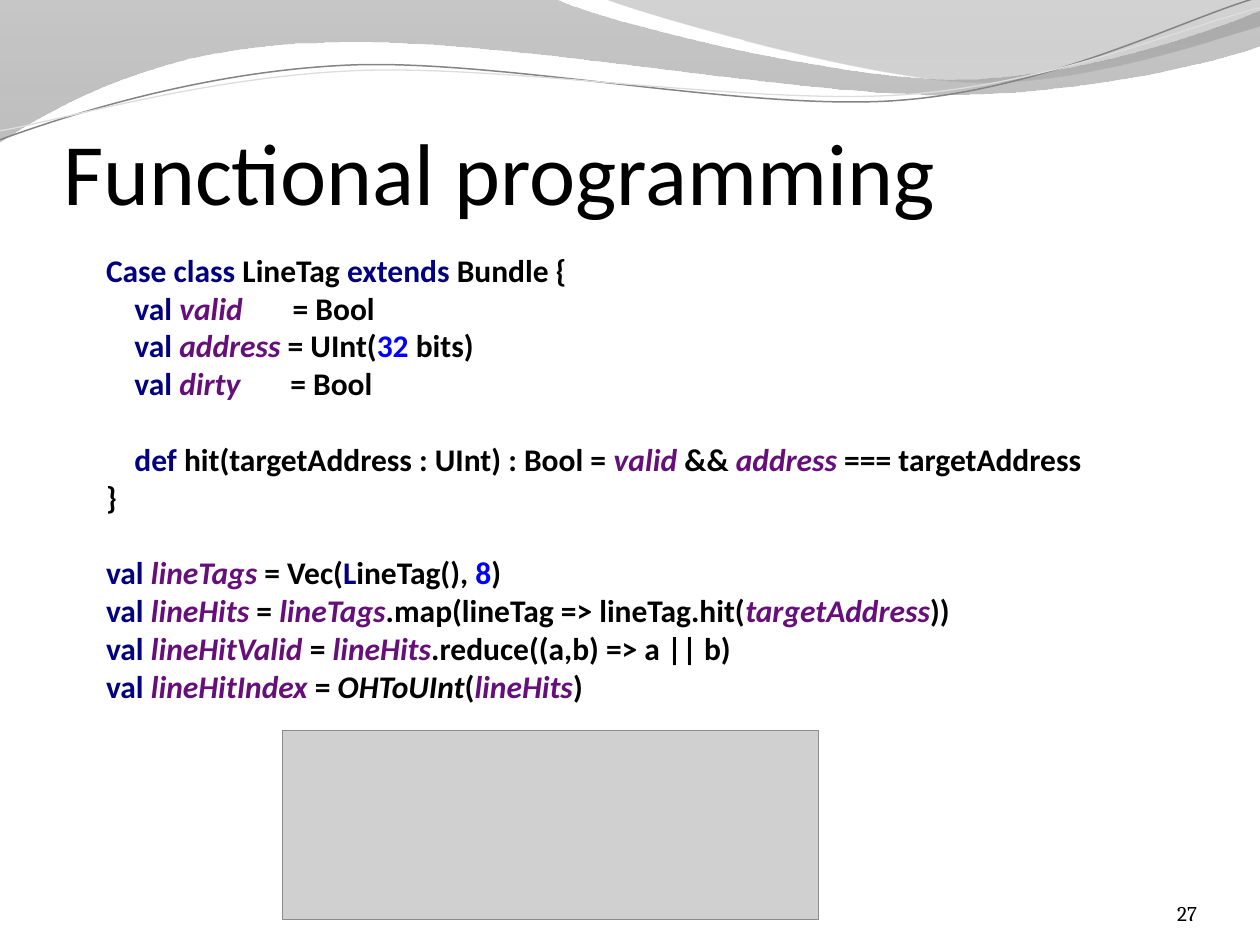
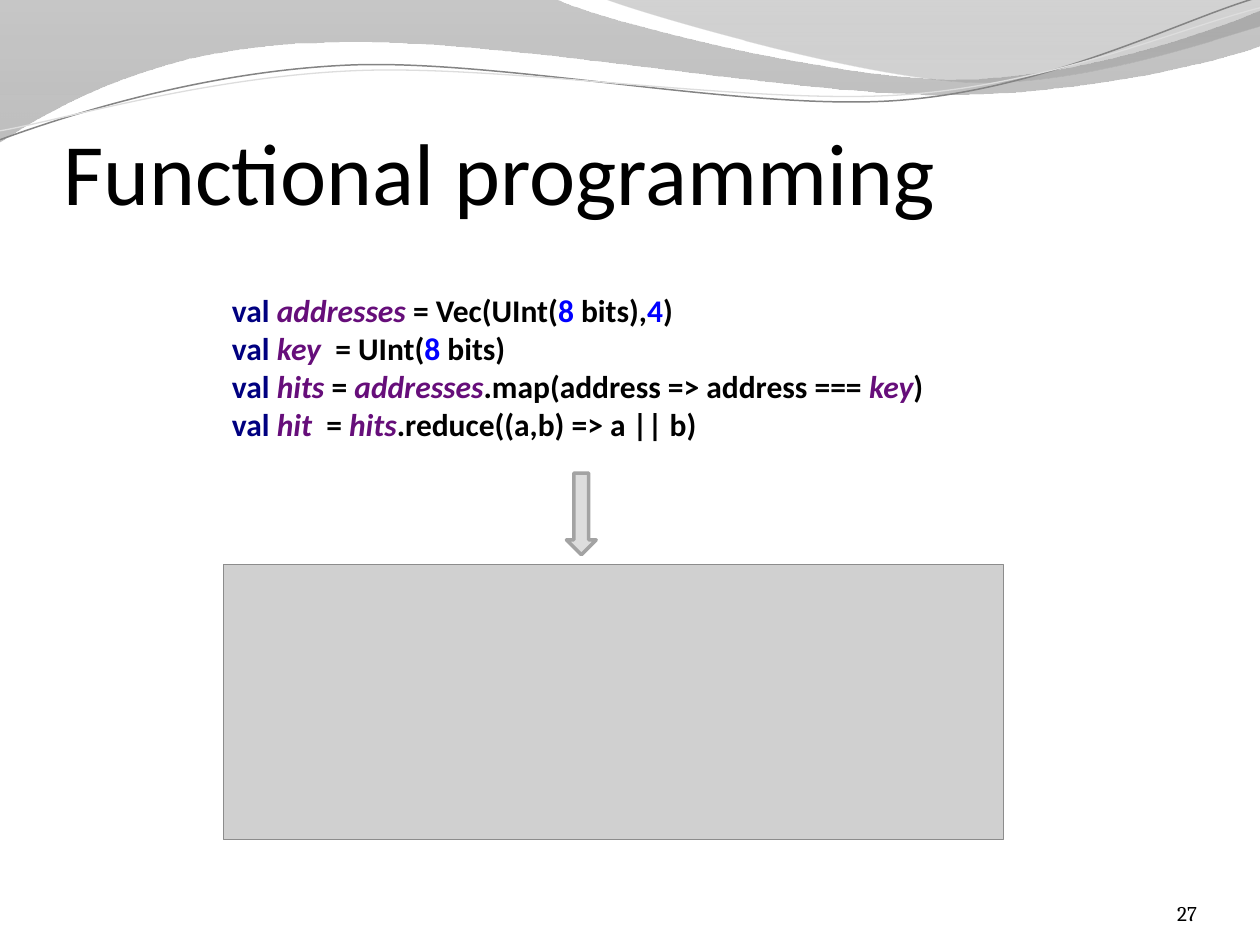
Before and after one commit to SpinalHDL/SpinalDoc, a slide deck: slide 27 of presentation/en/presentation.pptx. Drawn at 1260x945 pixels with LibreOffice and Linux fonts; fonts in the diff are those of the drawing; grey boxes stand for pictures; background and template pictures are left out. Boxes give left, top, right and bottom in pixels: in the first picture for what was removed or moved away, otherwise in the second. Text is boxed around its words. In the diff, an @@ line names an element or a change of style, - is before the commit and + after.

Commit message:
Update presentation with a better functional programming slide

```diff
--- a/presentation/en/presentation.pptx
+++ b/presentation/en/presentation.pptx
@@ text removed at box(106, 260, 1081, 703) @@
-Case class LineTag extends Bundle {
-val valid = Bool
-val address = UInt(32 bits)
-val dirty = Bool
-def hit(targetAddress : UInt) : Bool = valid && address === targetAddress
-}
-val lineTags = Vec(LineTag(), 8)
-val lineHits = lineTags.map(lineTag => lineTag.hit(targetAddress))
-val lineHitValid = lineHits.reduce((a,b) => a || b)
-val lineHitIndex = OHToUInt(lineHits)
@@ text added at box(232, 299, 923, 441), 18 pt, text #000000, bold @@
+val addresses = Vec(UInt(8 bits),4)
+val key = UInt(8 bits)
+val hits = addresses.map(address => address === key)
+val hit = hits.reduce((a,b) => a || b)
@@ right arrow added at box(566, 473, 597, 555), fill #DDDDDD, outline #A3A3A3 2 pt @@
@@ picture added at box(223, 564, 1003, 839) @@
@@ picture removed at box(282, 731, 818, 920) @@
```
Also in this commit, not shown: 3 other slides changed, 2 other files.
